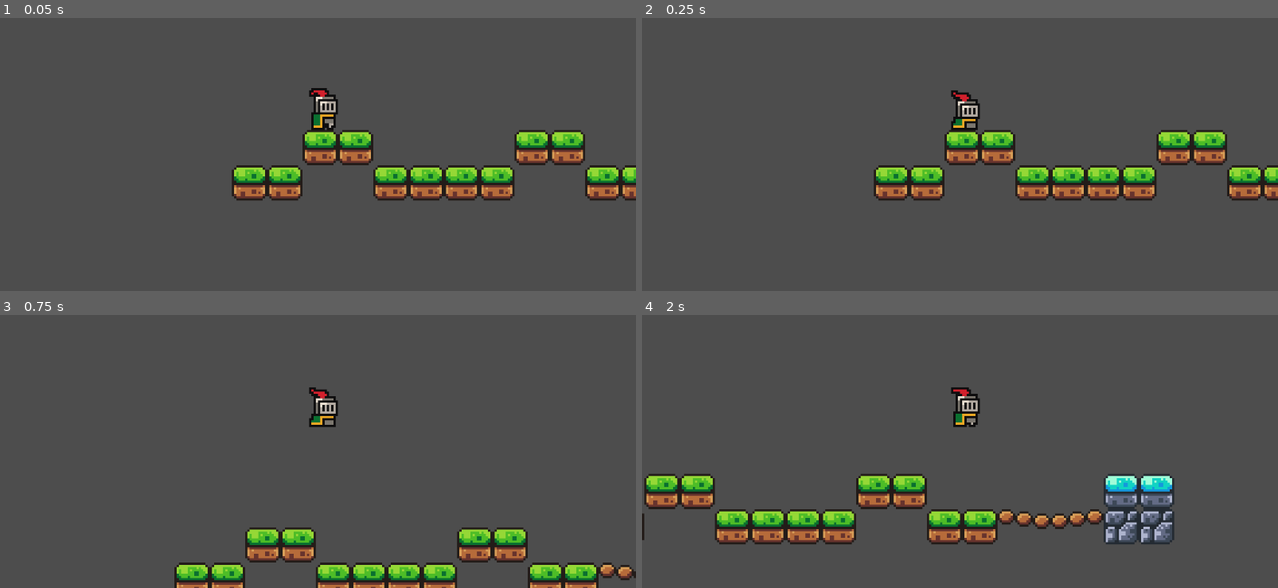
Above: before the commit, frames 1-4 (two rows, left to right).
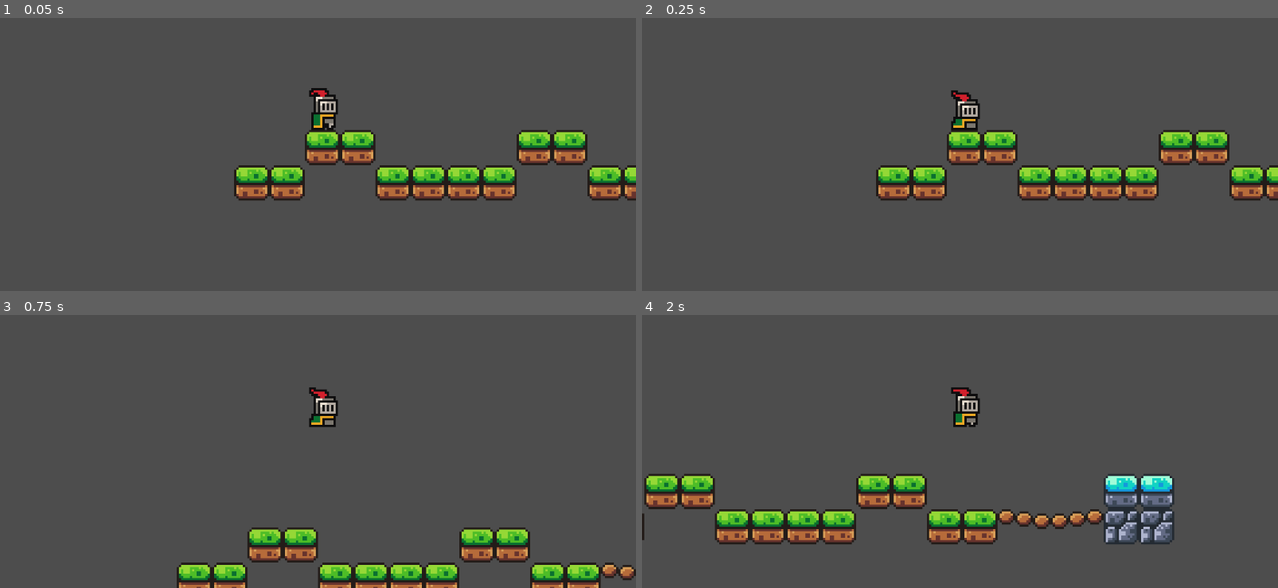
Above: after the commit, the same moments.

Repository: IvanPrikhodko/1_godot_tutorial
Game: Godot game, scene res://Scenes/game.tscn
Two runs of this game, one before a commit and one after it. Both use one fixed random seed, a clock stepped at 60 frames per second and the inputs below.
Inputs:
- Up to frame 1 (0.05 s): no input
- Up to frame 2 (0.25 s): no input
- Up to frame 3 (0.75 s): tap Enter (ui_accept) at 0.5 s; hold Right (ui_right) from 0.53 s (still down)
- Up to frame 4 (2 s): keep holding Right (ui_right); tap Enter (ui_accept) at 0.77, 1.52 s

The runs differ from the first frame. In frame 1, 3.1% of the frame differs, in the area x 36-100%, y 41-67%; in frame 2, 3.1%; in frame 3, 2.7%; in frame 4, nothing differs.

Commit message:
added a platform with a sprite and a collision shape

Diff:
--- a/Scenes/game.tscn
+++ b/Scenes/game.tscn
@@ -431,6 +431,7 @@
 [node name="Game" type="Node2D"]
 
 [node name="TileMap" type="TileMap" parent="."]
+position = Vector2(1, 0)
 tile_set = SubResource("TileSet_fmdrt")
 format = 2
 layer_0/tile_data = PackedInt32Array(2, 0, 0, 3, 0, 0, 65540, 0, 0, 65541, 0, 0, 65537, 0, 0, 65536, 0, 0, 65542, 0, 0, 65543, 0, 0, 8, 0, 0, 9, 0, 0, 65546, 0, 0, 65547, 0, 0, 65548, 589824, 0, 65549, 655360, 0, 65550, 720896, 0, 65551, 524288, 0, 65552, 524288, 0, 15, 393216, 0, 16, 393216, 0)
--- /dev/null
+++ b/platform.tscn
@@ -0,0 +1,16 @@
+[gd_scene load_steps=3 format=3 uid="uid://b51umpio51wsg"]
+
+[ext_resource type="Texture2D" uid="uid://jxjsghe008ck" path="res://Assets/brackeys_platformer_assets/sprites/platforms.png" id="1_g5va3"]
+
+[sub_resource type="RectangleShape2D" id="RectangleShape2D_jug3l"]
+size = Vector2(30, 8)
+
+[node name="Platform" type="AnimatableBody2D"]
+
+[node name="Sprite2D" type="Sprite2D" parent="."]
+texture = ExtResource("1_g5va3")
+region_enabled = true
+region_rect = Rect2(17, 1, 30, 8)
+
+[node name="CollisionShape2D" type="CollisionShape2D" parent="."]
+shape = SubResource("RectangleShape2D_jug3l")
